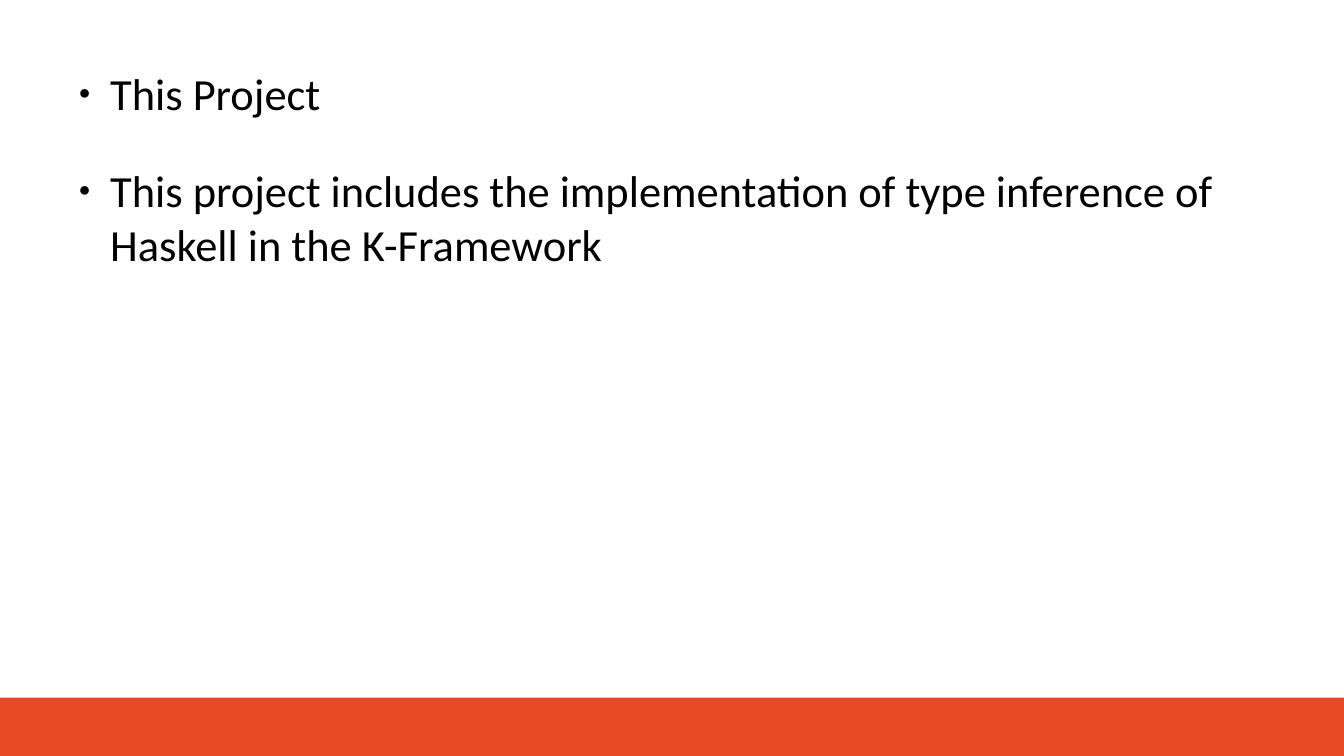
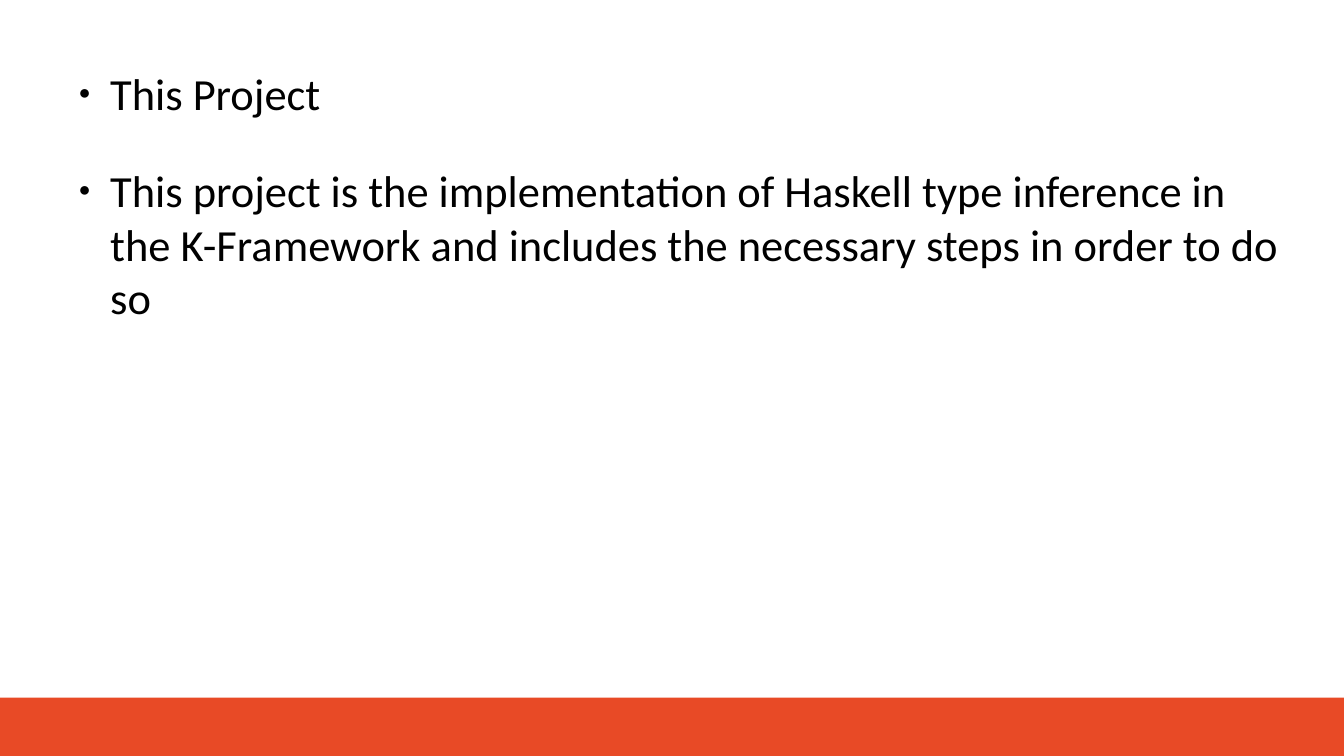
Before and after one commit to brrmorre/SeniorThesis, a slide deck: slide 2 of presentation/presentation.odp (slide 5 before the commit). Drawn at 1344x756 pixels with LibreOffice and Linux fonts; fonts in the diff are those of the drawing; background and template pictures are left out. Boxes give left, top, right and bottom in pixels: in the first picture for what was removed or moved away, otherwise in the second. Text is boxed around its words. In the diff, an @@ line names an element or a change of style, - is before the commit and + after.

```diff
--- a/presentation/presentation.odp
+++ b/presentation/presentation.odp
@@ text at box(110, 176, 1278, 315): text changed @@
-● This project includes the implementation of type inference of Haskell in the K-Framework
+● This project is the implementation of Haskell type inference in the K-Framework and includes the necessary steps in order to do so
```
Also in this commit, not shown: 3 other slides changed, 4 slides added, 1 slide removed, 1 other file.
